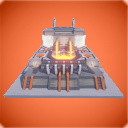
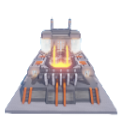
Revision of a layered 128x128 image; what changed, layer by layer:
painted on "Pasted Layer" over box(3, 16, 125, 116)
hid "ModernSkillBGTemplate.png" over box(0, 0, 128, 128)
